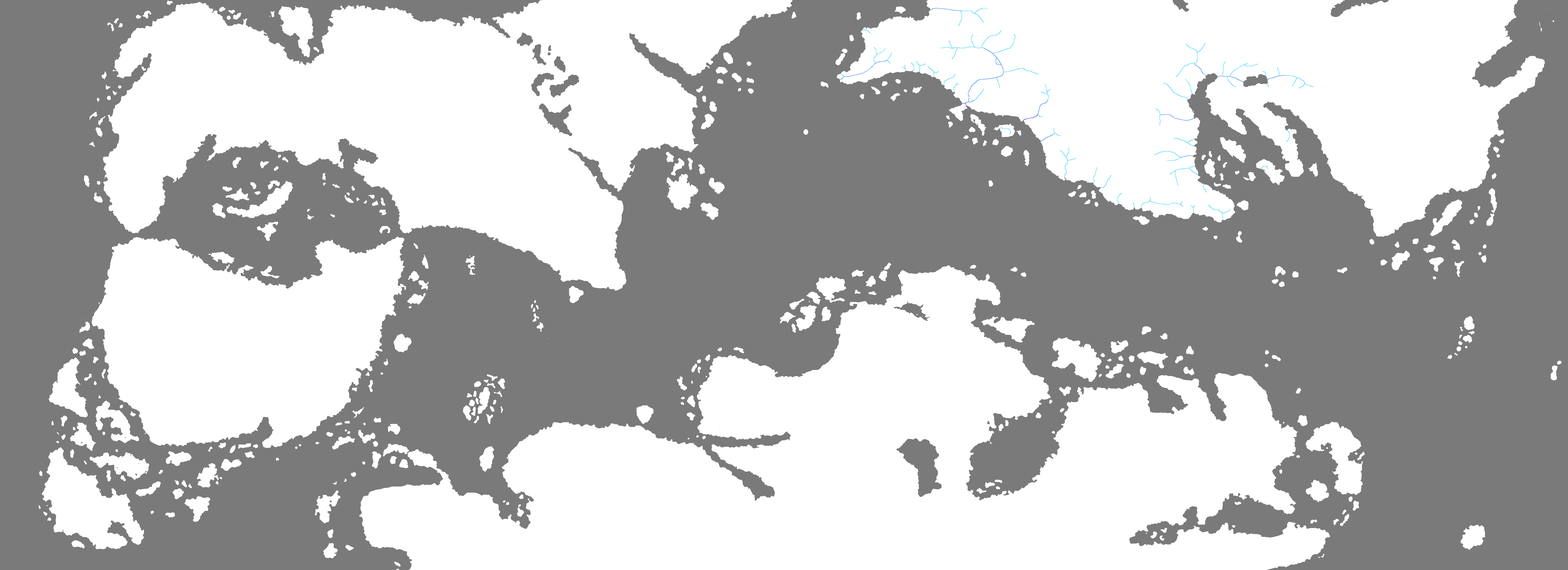
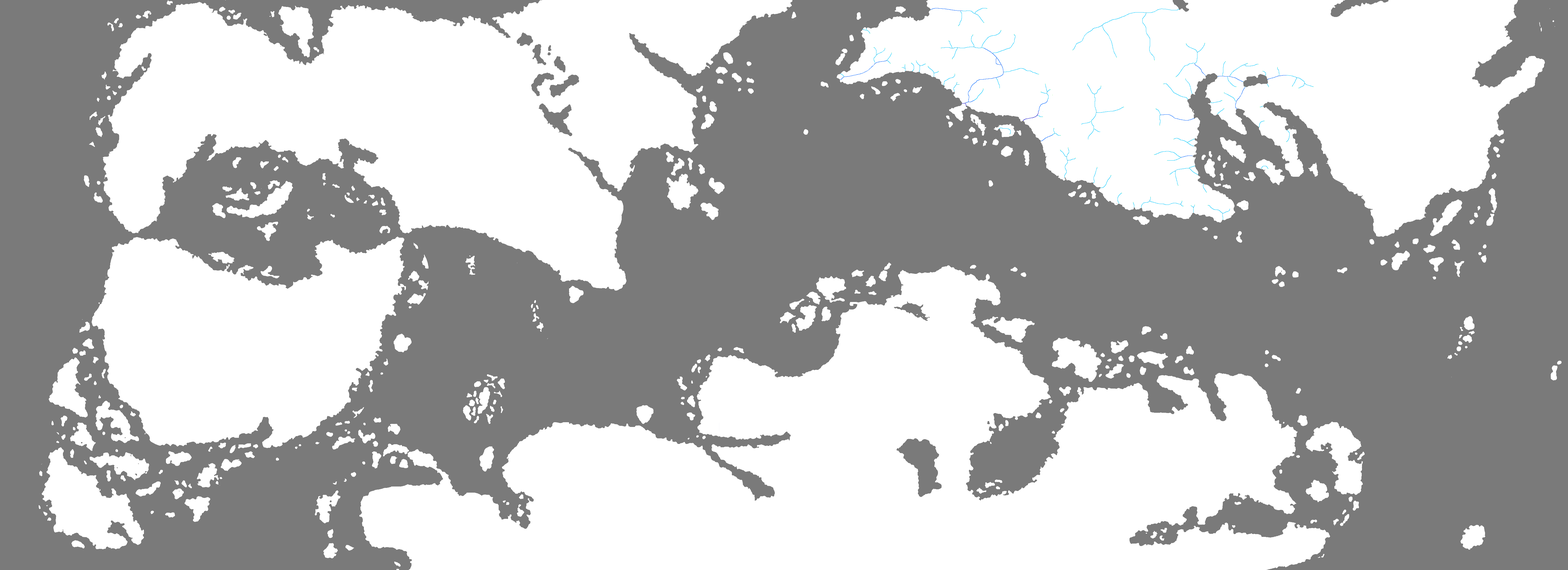
Revision of a layered w=1568, h=570 image; what changed, layer by layer:
painted on "River" over bbox(1072, 8, 1265, 140)
